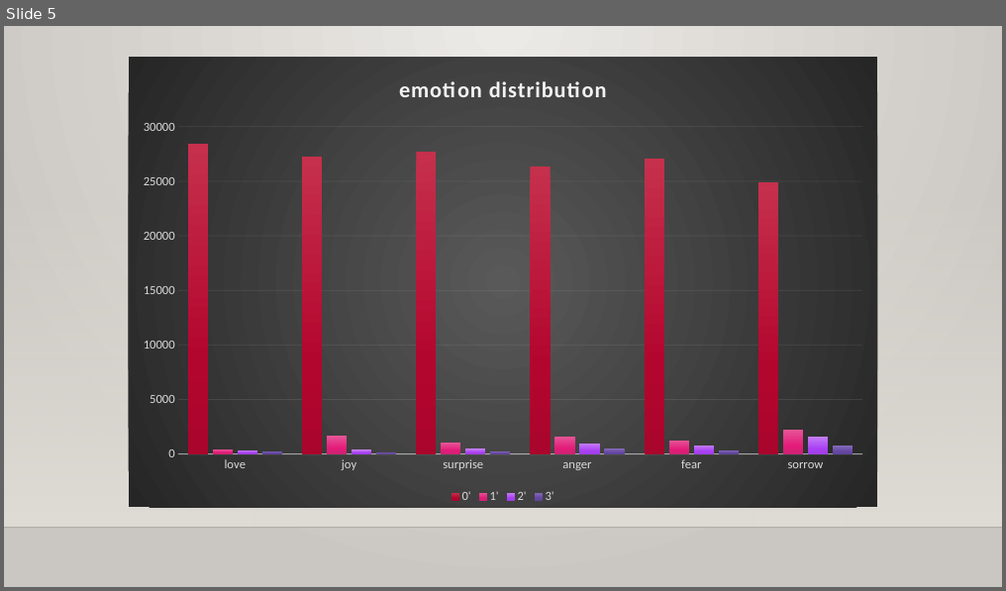
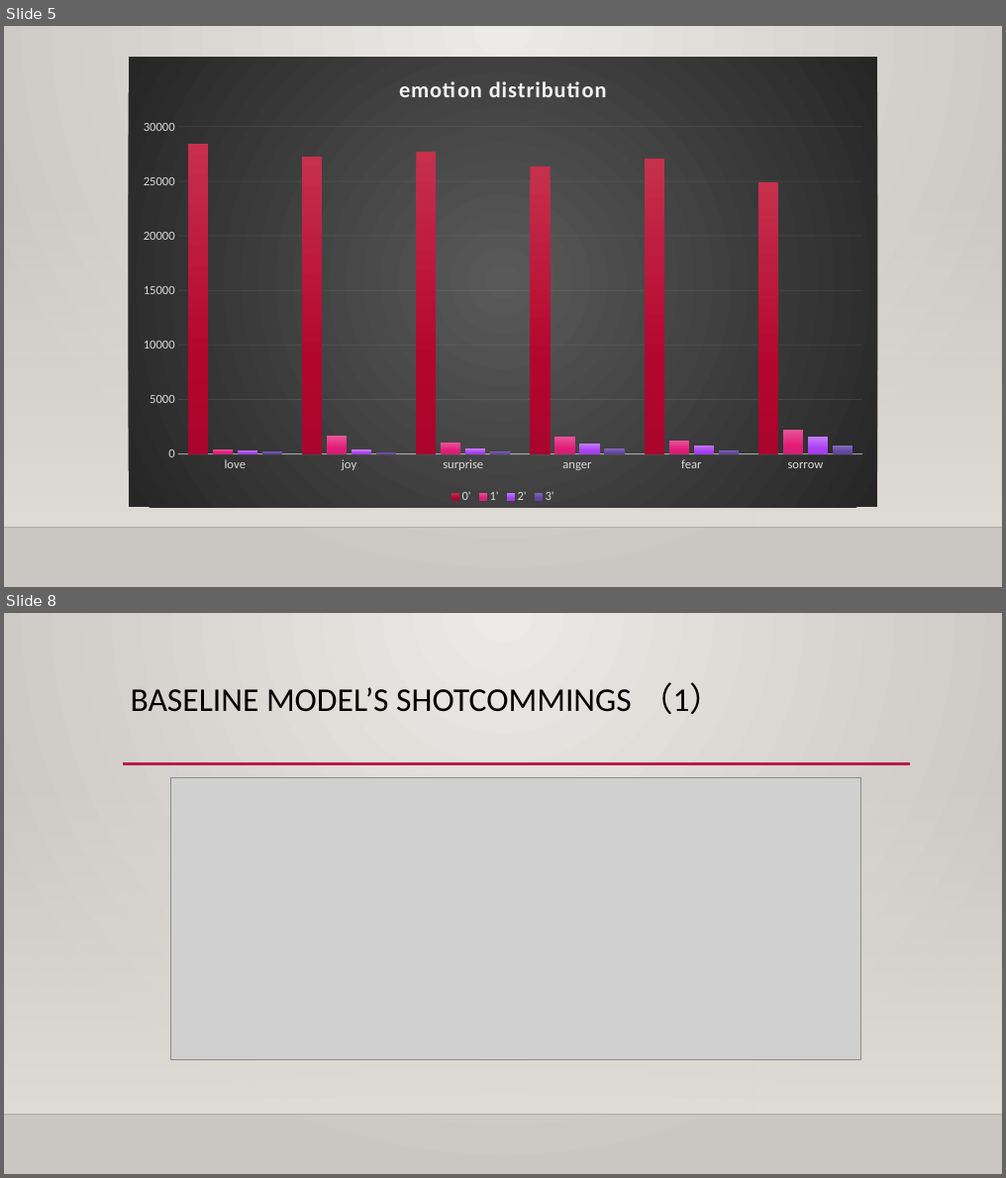
Before and after one commit to ErinYY/IIT-CS584-course-project-script_emotion, a slide deck: CS584_Team39_Presentation1.pptx. Shown one above the other, each under a label of ours: slide 5 before the commit, slides 5 and 8 after it; the slides between them are not shown. The pictures are 1006x591 and 1006x1178 pixels, drawn with LibreOffice and Linux fonts; fonts in the diff are those of the drawing; grey boxes stand for pictures; background and template pictures are left out. Boxes give left, top, right and bottom in pixels: in the first picture for what was removed or moved away, otherwise in the second. Text is boxed around its words. In the diff, an @@ line names an element or a change of style, - is before the commit and + after.

```diff
--- a/CS584_Team39_Presentation1.pptx
+++ b/CS584_Team39_Presentation1.pptx
@@ slide 8 added at [4, 613, 1002, 1174], background gradient #ECEAE7 to #CAC7C1; not listed: 2 template elements that a slide beside it also shows @@
@@ title added at [131, 682, 723, 714], 32 pt, text #000000 @@
+BASELINE MODEL’S SHOTCOMMINGS （1）
@@ line added from (123, 764) to (910, 764), #B71E42 2.5 pt @@
@@ picture added at [171, 777, 860, 1059] @@
```
Also in this commit, not shown: 1 slide changed, 4 other slides added.
